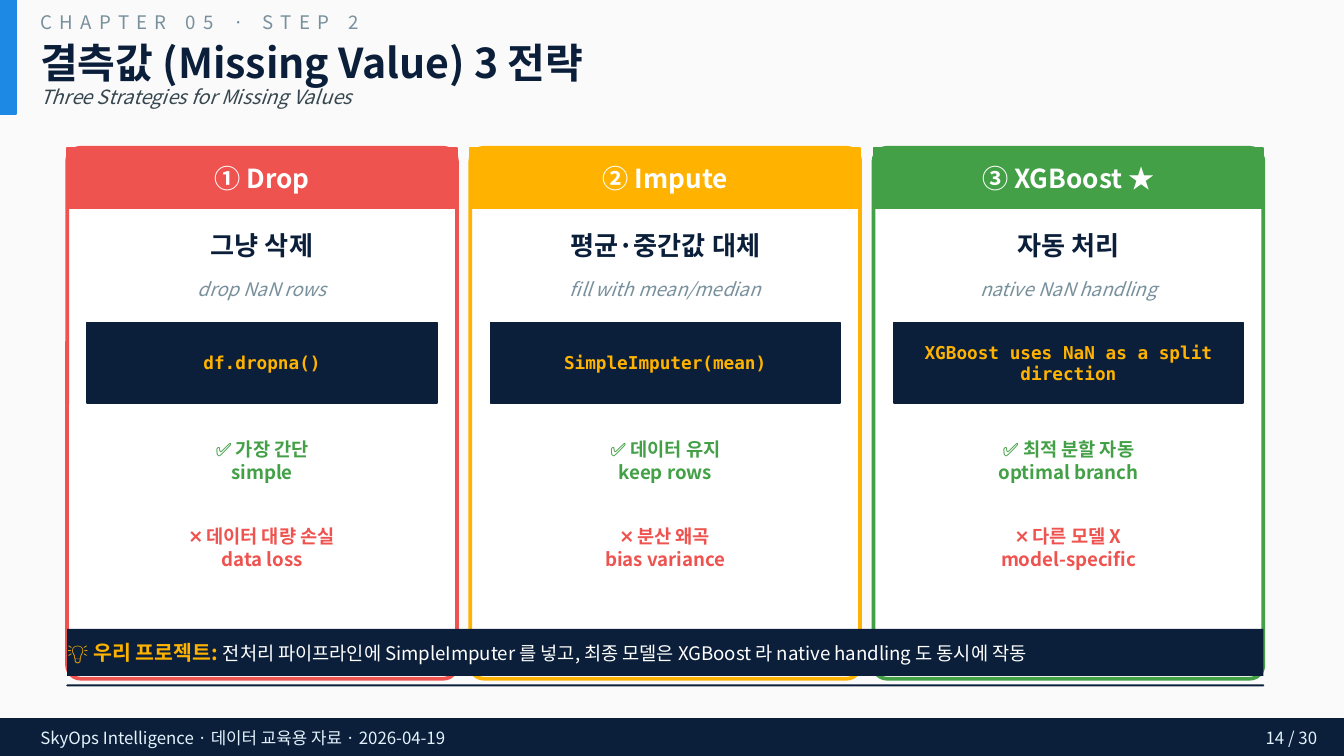
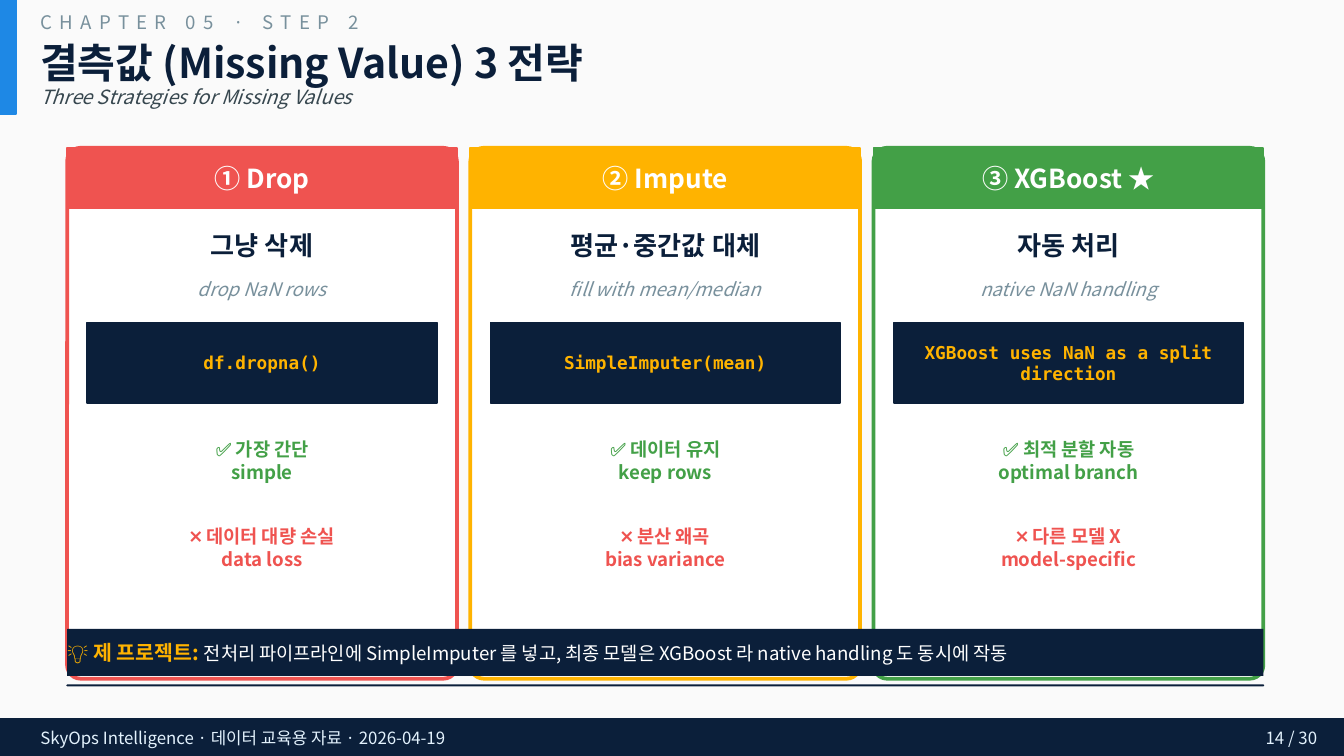
Before and after one commit to biz-doublej/SkyOps-Intelligence, a slide deck: slide 14 of docs/presentation/SkyOps_Data_교육용_발표자료.pptx. Drawn at 1344x756 pixels with LibreOffice and Linux fonts; fonts in the diff are those of the drawing. Boxes give left, top, right and bottom in pixels: in the first picture for what was removed or moved away, otherwise in the second. Text is boxed around its words. In the diff, an @@ line names an element or a change of style, - is before the commit and + after.

```diff
--- a/docs/presentation/SkyOps_Data_교육용_발표자료.pptx
+++ b/docs/presentation/SkyOps_Data_교육용_발표자료.pptx
@@ text in rectangle at [93, 642, 1007, 665]: text changed @@
-💡 우리 프로젝트: 전처리 파이프라인에 SimpleImputer 를 넣고, 최종 모델은 XGBoost 라 native handling 도 동시에 작동
+💡 제 프로젝트: 전처리 파이프라인에 SimpleImputer 를 넣고, 최종 모델은 XGBoost 라 native handling 도 동시에 작동
```
Also in this commit, not shown: 1 other slide changed, 3 other files.
